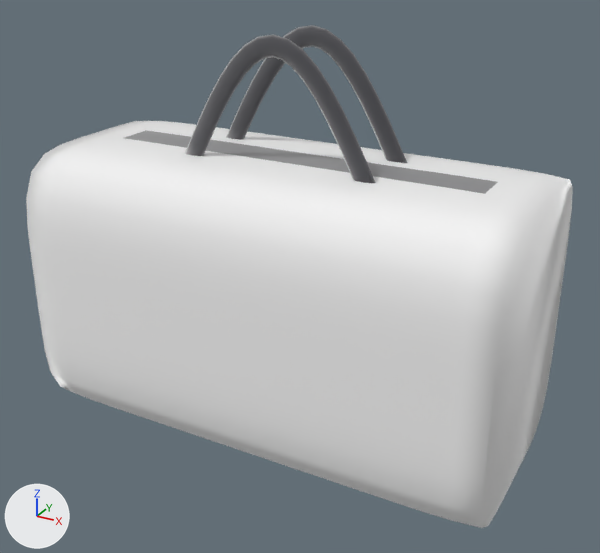
A saved change to the glTF model public/models/sku/036-v1.glb.
Rendered twice from a camera (50 mm lens) standing at (0.313, -0.56, 0.249) and looking at (0.01, -0.009, -0.026). The lights are fixed; the arrows at lower left show +X, +Y and +Z. The older version comes first. Vertices at exactly the same position are counted once.

The first picture shows 'Duffel036'.
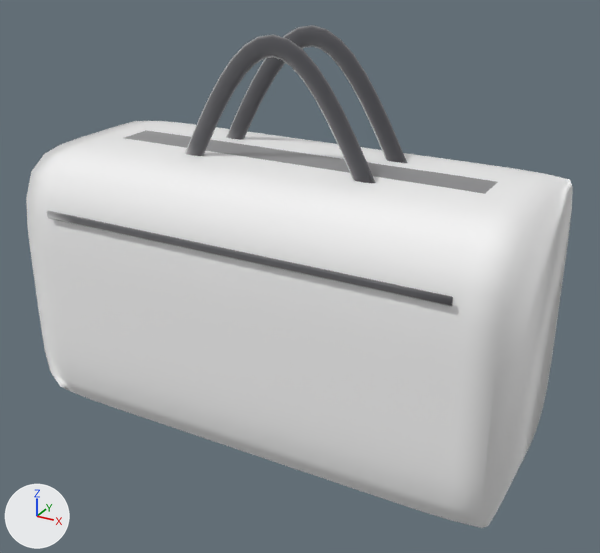
The newer file is also turned or shifted as a whole; pictures and numbers use the older file's frame.

Pixel boxes [x1, y1, x2, y2] of what changed, in the pictures (600 x 553 px):
```json
{"part": 1, "of": "me_duffel036", "change": "added", "after": [47, 211, 453, 307]}
```

Scene script edits in JSON lines:
```json
{"block": "me_duffel036", "where": "# used by ob_duffel036; location = (0.0, 0.0, 0.0)"}
{"op": "remove", "block": "me_duffel036", "code": "me_duffel036.from_pydata(...)  # 1112 vertices, 2212 faces; spans x -0.2..0.2, y -0.1..0.1, z -0.169..0.169"}
{"op": "add", "block": "me_duffel036", "code": "me_duffel036.from_pydata(...)  # 1190 vertices, 2364 faces; spans x -0.2..0.2, y -0.103..0.1, z -0.169..0.169"}
{"block": "me_duffel036", "change": "me_duffel036 part 1: a new loose piece of 78 vertices spanning x -0.17..0.17, y -0.103..-0.1, z 0.023..0.03, in mat_reißverschluss (dark grey #505055)"}
```
